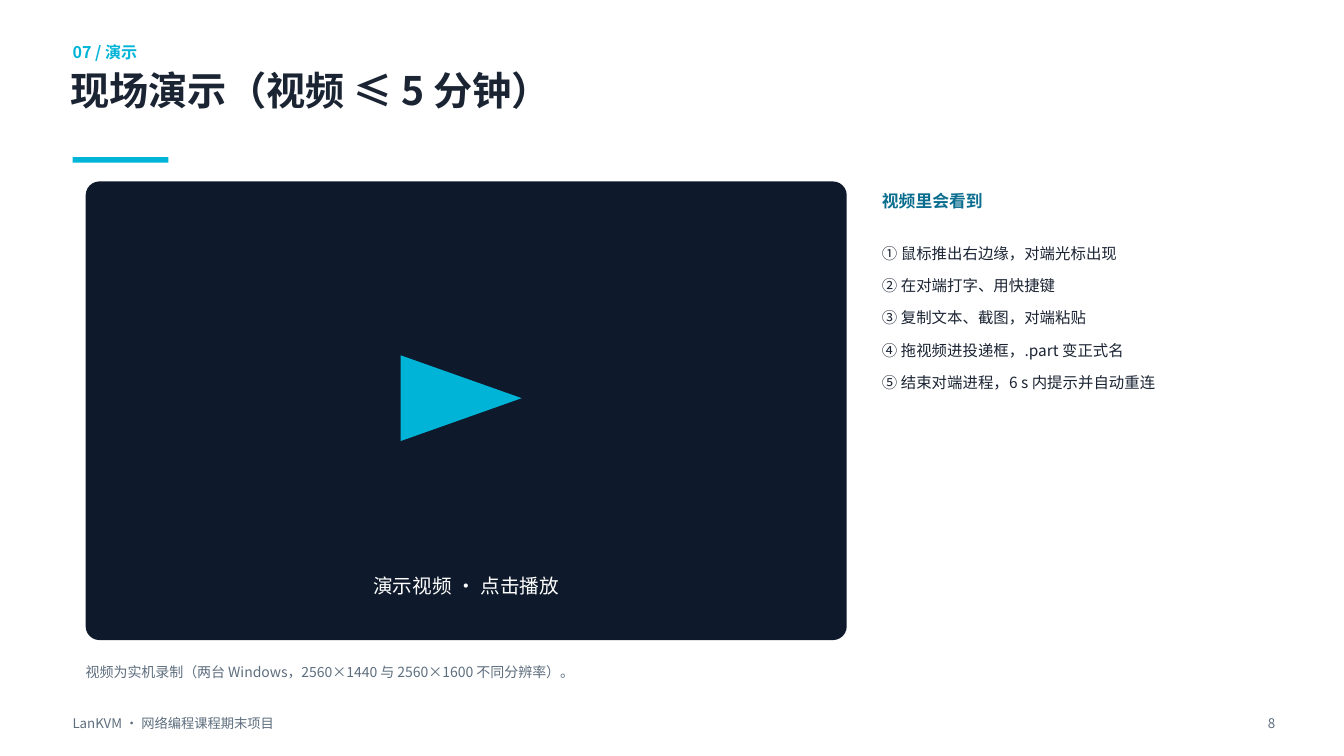
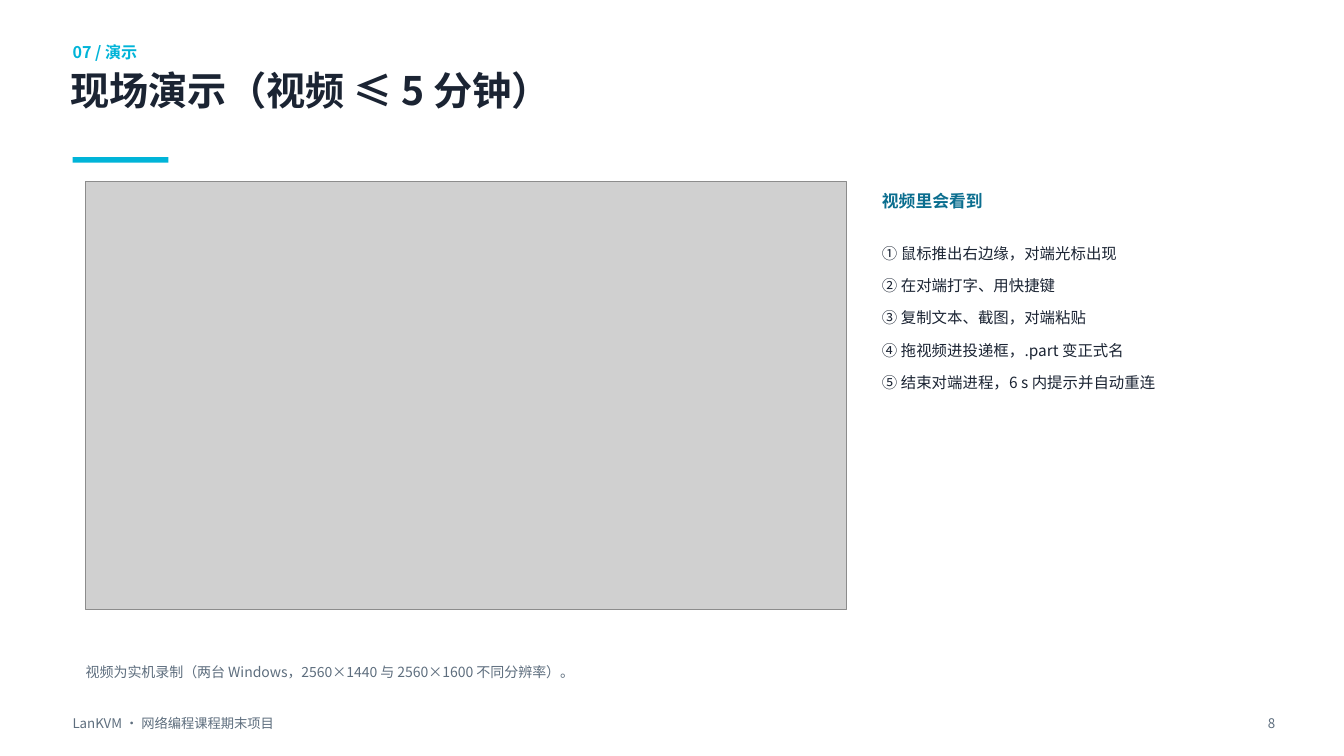
Before and after one commit to Heldegard/Final-Project-for-Network-Programming, a slide deck: slide 8 of LanKVM-期末答辩.pptx. Drawn at 1344x756 pixels with LibreOffice and Linux fonts; fonts in the diff are those of the drawing; grey boxes stand for pictures. Boxes give left, top, right and bottom in pixels: in the first picture for what was removed or moved away, otherwise in the second. Text is boxed around its words. In the diff, an @@ line names an element or a change of style, - is before the commit and + after.

Commit message:
Link the demo video into the deck instead of embedding it
The recording is 523 MB for 2:49, which would turn the deck into a 500 MB file.
add_movie embeds by default, so the slide now keeps only a poster frame and an
external media relationship pointing at the mp4; every r:embed/r:link in the
slide resolves, and the package stays at ~112 KB.

Also add the generated poster frame and the script that produces it.

```diff
--- a/LanKVM-期末答辩.pptx
+++ b/LanKVM-期末答辩.pptx
@@ rounded rectangle removed at bbox=[86, 181, 847, 640] @@
@@ picture added at bbox=[86, 181, 847, 610] @@
@@ triangle removed at bbox=[401, 355, 522, 441] @@
@@ text removed at bbox=[373, 576, 558, 595] @@
-演示视频 · 点击播放
```
Also in this commit, not shown: 5 other files.
